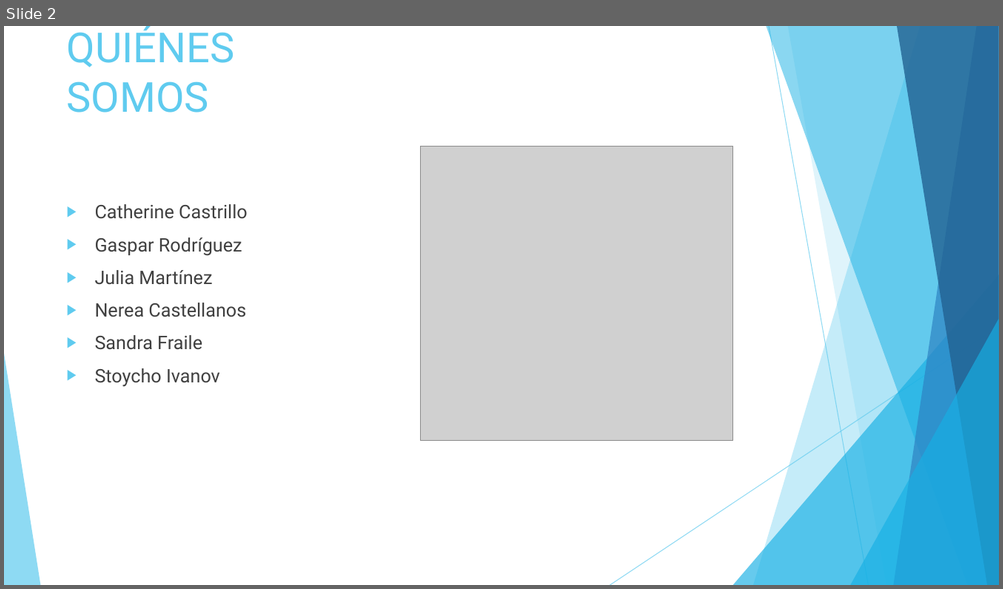
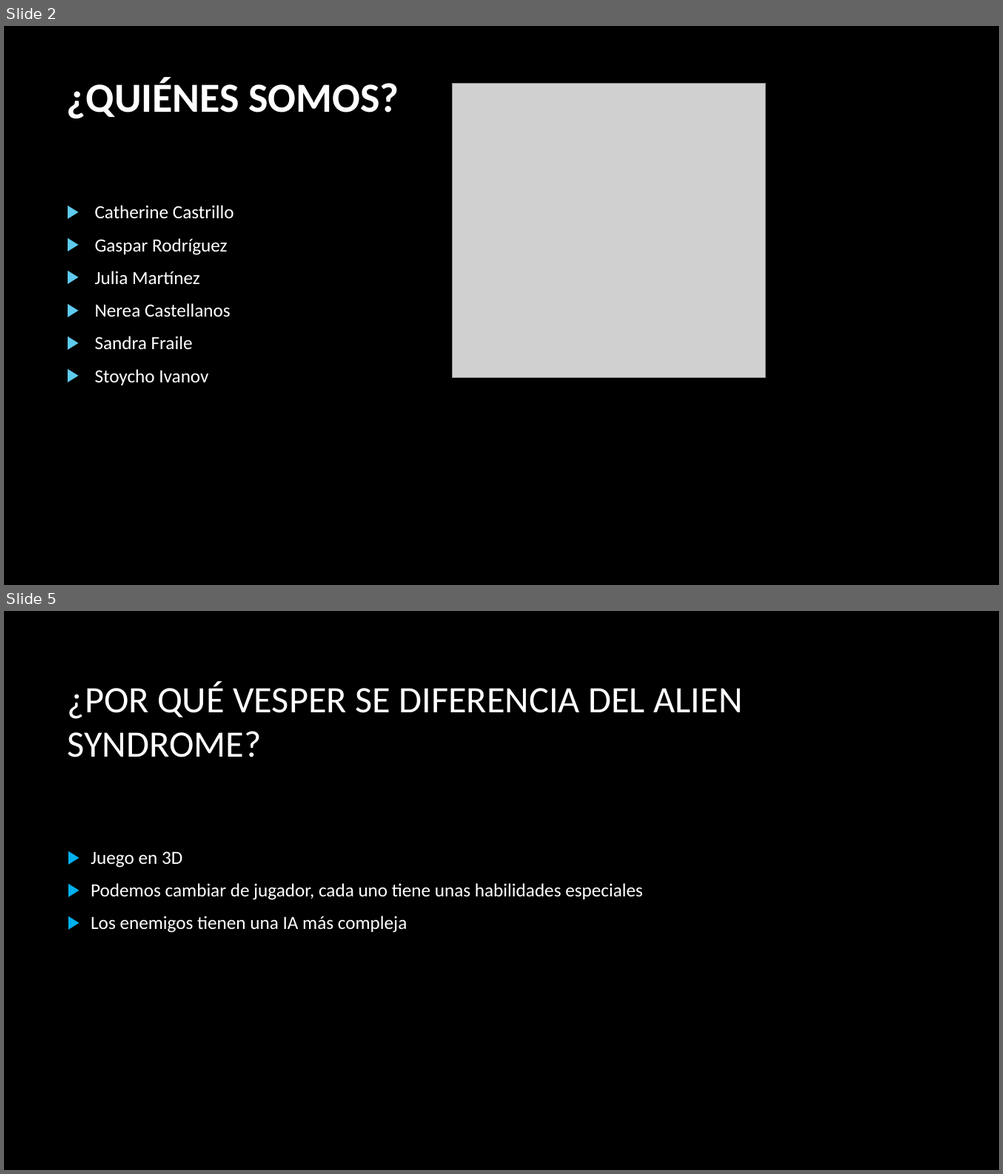
Before and after one commit to srivanov/Vesper, a slide deck: Documentos/PM/presentación_hito1.pptx. Shown one above the other, each under a label of ours: slide 2 before the commit, slides 2 and 5 after it; the slides between them are not shown. The pictures are 1003x589 and 1003x1174 pixels, drawn with LibreOffice and Linux fonts; fonts in the diff are those of the drawing; grey boxes stand for pictures; background and template pictures are left out. Boxes give left, top, right and bottom in pixels: in the first picture for what was removed or moved away, otherwise in the second. Text is boxed around its words. In the diff, an @@ line names an element or a change of style, - is before the commit and + after.

```diff
--- a/Documentos/PM/presentación_hito1.pptx
+++ b/Documentos/PM/presentación_hito1.pptx
@@ slide 5 added at (4, 611, 999, 1170), background picture (left out) @@
@@ title added at (68, 681, 743, 758), 36 pt, text #FFFFFF @@
+¿POR QUÉ VESPER SE DIFERENCIA DEL ALIEN SYNDROME?
@@ text added at (91, 851, 643, 933), 18 pt, text #FFFFFF @@
+▶ Juego en 3D
+▶ Podemos cambiar de jugador, cada uno tiene unas habilidades especiales
+▶ Los enemigos tienen una IA más compleja
@@ slide 2 changed as well @@
@@ background #FFFFFF to picture (left out) @@
@@ title at (67, 77, 398, 119): text changed; font Roboto to Calibri; text colour #5FCBEF to #FFFFFF; bold on @@
-QUIÉNES SOMOS
+¿QUIÉNES SOMOS?
@@ picture: place and size @@
-picture at (421, 146, 733, 441)
+picture at (452, 84, 765, 378)
@@ text "Catherine Castrillo" at (95, 205, 234, 386): font Roboto to Calibri, text colour #404040 to #FFFFFF @@
@@ group removed at (4, 26, 999, 585): 5 freeform shapes, 3 triangles, 2 lines @@
```
Also in this commit, not shown: 3 other slides changed, 1 other file.
